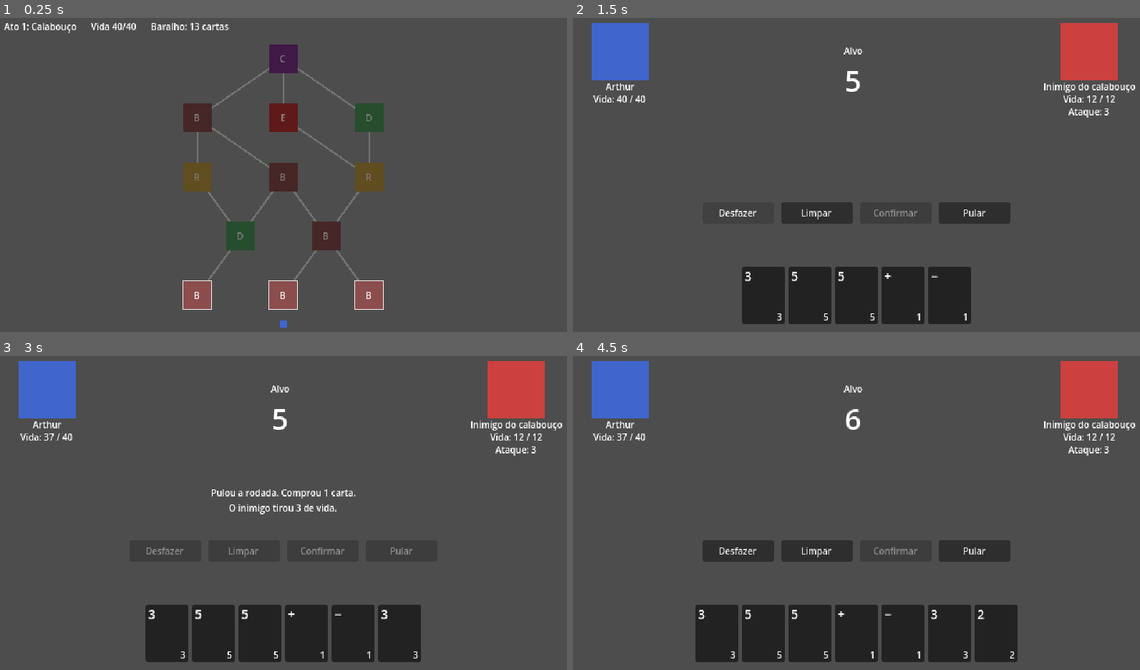
Above: before the commit, frames 1-4 (two rows, left to right).
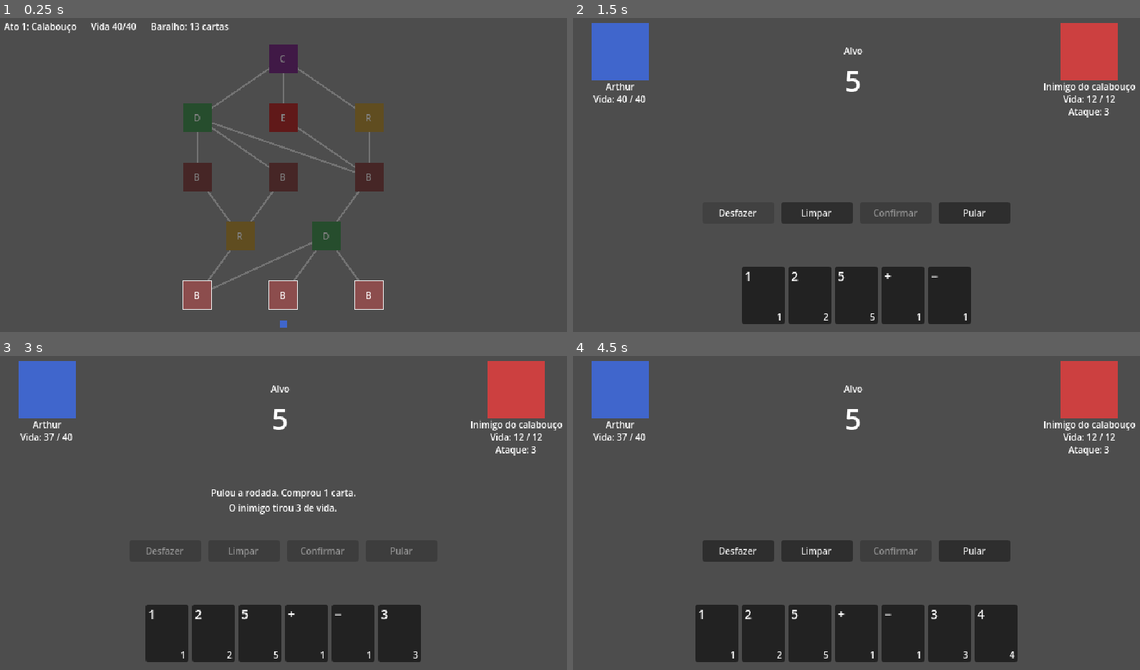
Above: after the commit, the same moments.

Repository: SteveNasch/JogoED
Game: Godot game, scene res://run/tela_run.tscn
The game is run twice, just before and just after one commit, with the same random seed, the same clock (stepped at 60 frames per second) and the same inputs. This scene is started directly instead of the project's main scene.
Inputs:
- Up to frame 1 (0.25 s): no input
- Up to frame 2 (1.5 s): click "B" at 0.5 s; click "Desfazer" at 1.25 s
- Up to frame 3 (3 s): click "Limpar" at 2 s; click "Pular" at 2.75 s
- Up to frame 4 (4.5 s): click "3" at 3.5 s; click "3" (after the commit: "1") at 4.25 s

The runs differ from the first frame. In frame 1, 3.0% of the frame differs, in the area x 32-68%, y 27-87%; in frame 2, less than 0.1%; in frame 3, less than 0.1%; in frame 4, 0.2%.

Commit message:
feat: abre o fim de run na cena principal e recomeça com uma run nova (T028)
Co-Authored-By: Claude Opus 5.5 <noreply@anthropic.com>

Diff:
--- a/run/tela_run.gd
+++ b/run/tela_run.gd
@@ -5,6 +5,7 @@
 
 const CENA_LUTA: PackedScene = preload("res://batalha/tela_batalha.tscn")
 const CENA_VITORIA: PackedScene = preload("res://run/vitoria_luta.tscn")
+const CENA_FIM: PackedScene = preload("res://run/fim_de_run.tscn")
 
 ## O arquivo de dificuldade (no editor: dados/dificuldade.tres). Nos testes, trocado antes de pôr
 ## a cena na árvore.
@@ -22,6 +23,11 @@
 
 func _ready() -> void:
 	_mapa.casa_escolhida.connect(_ao_escolher_casa)
+	_comecar_run()
+
+
+## Run nova com semente nova (FR-001, FR-006); é a única chamada solta de randi() da 002.
+func _comecar_run() -> void:
 	run = Run.new(dificuldade, randi())
 	_mostrar_mapa()
 
@@ -49,6 +55,8 @@
 			_abrir_luta()
 		Run.Etapa.CHEFE:
 			_abrir_chefe()
+		Run.Etapa.VITORIA, Run.Etapa.DERROTA:
+			_abrir_fim()
 
 
 func _abrir_luta() -> void:
@@ -65,15 +73,30 @@
 func _ao_terminar_luta(resultado: ResultadoLuta, luta: TelaBatalha) -> void:
 	_fechar(luta)
 	run.terminar_luta(resultado)
-	if resultado.venceu:
-		var vitoria := _abrir(CENA_VITORIA)
-		vitoria.continuou.connect(_ao_continuar.bind(vitoria))
-		vitoria.mostrar(run.vida_arthur, run.vida_maxima)
+	if not resultado.venceu:
+		_abrir_etapa()
+		return
+	var vitoria := _abrir(CENA_VITORIA)
+	vitoria.continuou.connect(_ao_continuar.bind(vitoria))
+	vitoria.mostrar(run.vida_arthur, run.vida_maxima)
 
 
-func _ao_continuar(vitoria: Control) -> void:
-	_fechar(vitoria)
+## Fecha a cena e abre a etapa em que a Run já está.
+func _ao_continuar(cena: Control) -> void:
+	_fechar(cena)
 	_abrir_etapa()
+
+
+## Fim da run por vitória ou derrota (FR-024); "Começar de novo" cria outra run (SC-006).
+func _abrir_fim() -> void:
+	var fim := _abrir(CENA_FIM)
+	fim.jogar_de_novo.connect(_ao_jogar_de_novo.bind(fim))
+	fim.mostrar(run)
+
+
+func _ao_jogar_de_novo(fim: Control) -> void:
+	_fechar(fim)
+	_comecar_run()
 
 
 ## Esconde a barra e o mapa e põe a cena da etapa por cima (o mapa não recebe clique).
--- a/run/testes/teste_tela_run.gd
+++ b/run/testes/teste_tela_run.gd
@@ -139,3 +139,75 @@
 	for outra in _run().mapa().casas:
 		assert_eq(_no_da_casa(outra).disabled, outra not in casa.ligacoes)
 	await wait_process_frames(1)
+
+
+# --- História 2: derrota e recomeço ---
+
+## Pula a rodada e espera o fim da luta (com 1 de vida, o ataque do inimigo derruba o Arthur).
+func _perder_pelo_pular() -> void:
+	var luta := _luta()
+	(luta.get_node("%Pular") as Button).pressed.emit()
+	await wait_for_signal(luta.luta_terminou, 1.0)
+
+
+func _botao_da_cena_aberta() -> Button:
+	return _cenas_de_etapa()[0].get_node("%Botao")
+
+
+func test_perder_mostra_o_fim_da_run_sem_o_aviso_de_vitoria() -> void:
+	_run().vida_arthur = 1
+	_clicar_na_batalha_do_andar_1()
+	await _perder_pelo_pular()
+	assert_eq(_run().etapa, Run.Etapa.DERROTA)
+	var abertas := _cenas_de_etapa()
+	assert_eq(abertas.size(), 1, "só o fim de run, sem a luta nem o aviso de vitória")
+	if abertas.size() != 1:
+		return
+	assert_eq(abertas[0].get_node("%Titulo").text, "Fim da run")
+	assert_eq(abertas[0].get_node("%Onde").text, "Arthur caiu no ato 1 (Calabouço), andar 1.")
+	assert_eq(abertas[0].get_node("%Lutas").text, "Lutas vencidas: 0")
+	assert_false(_tela.get_node("%Mapa").visible)
+	assert_false(_tela.get_node("%Barra").visible)
+
+
+func test_comecar_de_novo_cria_uma_run_nova_no_ato_1() -> void:
+	var antiga := _run()
+	antiga.baralho.append(preload("res://dados/cartas/chama.tres"))
+	antiga.vida_arthur = 1
+	_clicar_na_batalha_do_andar_1()
+	await _perder_pelo_pular()
+	_botao_da_cena_aberta().pressed.emit()
+	assert_eq(_cenas_de_etapa(), [] as Array[Node], "nenhuma cena de etapa ficou na árvore")
+	assert_ne(_run(), antiga, "a run é outro objeto")
+	assert_ne(_run().semente, antiga.semente)
+	assert_eq(_run().etapa, Run.Etapa.MAPA)
+	assert_eq(_texto("Ato"), "Ato 1: Calabouço")
+	assert_eq(_texto("Vida"), "Vida 40/40")
+	assert_eq(_texto("Baralho"), "Baralho: 13 cartas")
+	assert_true(_tela.get_node("%Mapa").visible)
+	for casa in _run().mapa().casas:
+		assert_eq(_no_da_casa(casa).disabled, casa.andar != 1)
+	await wait_process_frames(1)
+
+
+# --- História 4, cenário 4: vitória da run ---
+
+func test_vencer_o_chefe_da_torre_mostra_o_aviso_e_depois_a_vitoria_da_run() -> void:
+	_run().ato = 3
+	var mapa := _run().mapa()
+	_run().casa_atual = mapa.casas_do_andar(mapa.total_de_andares - 1)[0]
+	_run().lutas_vencidas = 13
+	_tela.get_node("%Mapa").casa_escolhida.emit(mapa.casas_do_andar(mapa.total_de_andares)[0])
+	_luta().batalha.inimigo.vida = 1
+	await _vencer(20)
+	assert_eq(_run().etapa, Run.Etapa.VITORIA)
+	assert_eq(_cenas_de_etapa()[0].get_node("%LinhaVida").text, "Vida do Arthur: 20/40")
+	_botao_da_cena_aberta().pressed.emit()
+	var abertas := _cenas_de_etapa()
+	assert_eq(abertas.size(), 1)
+	if abertas.size() != 1:
+		return
+	assert_eq(abertas[0].get_node("%Titulo").text, "Vitória!")
+	assert_eq(abertas[0].get_node("%Onde").text, "Arthur venceu o chefe do ato 3 (Torre), andar 5.")
+	assert_eq(abertas[0].get_node("%Lutas").text, "Lutas vencidas: 14")
+	await wait_process_frames(1)
Not shown, changed: specs/002-run-e-mapa/tasks.md
